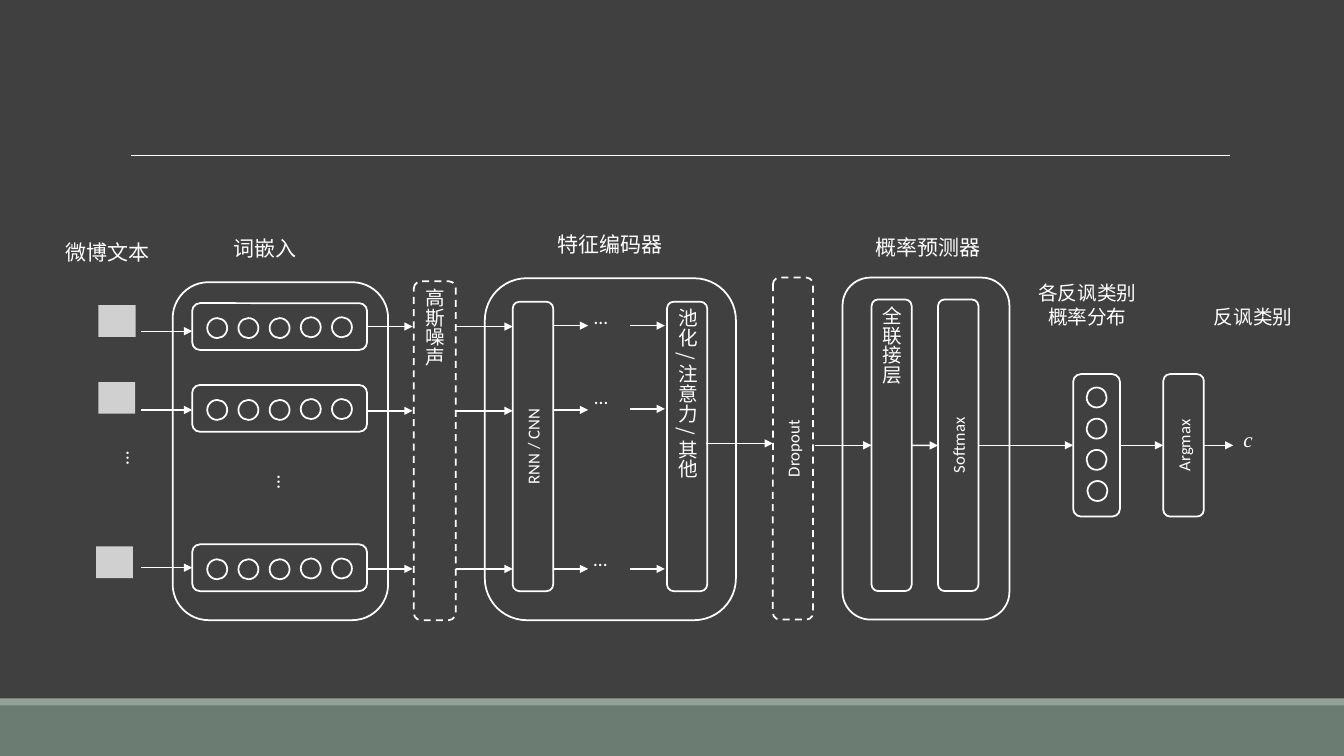
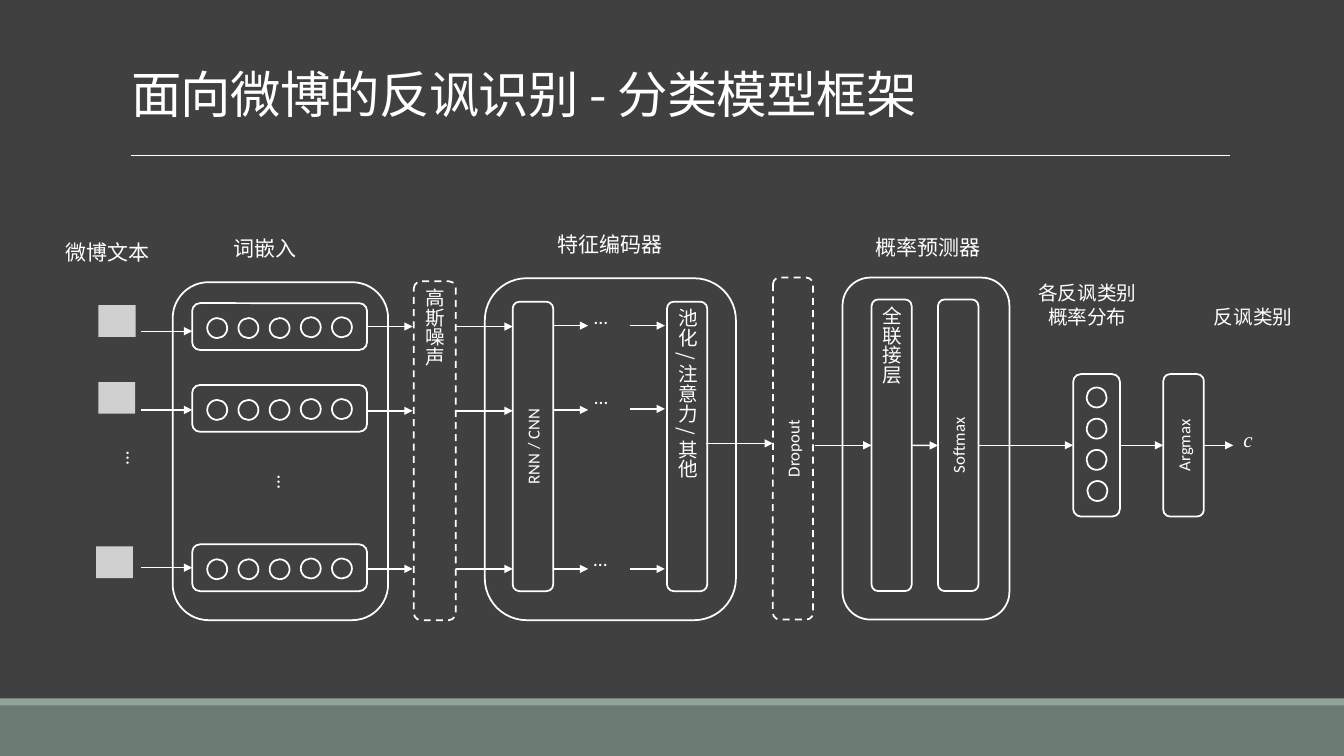
Before and after one commit to liangxh/grad2019, a slide deck: slide 18 of 计研163_梁锡豪_2016211014.pptx (slide 23 before the commit). Drawn at 1344x756 pixels with LibreOffice and Linux fonts; fonts in the diff are those of the drawing; grey boxes stand for pictures. Boxes give left, top, right and bottom in pixels: in the first picture for what was removed or moved away, otherwise in the second. Text is boxed around its words. In the diff, an @@ line names an element or a change of style, - is before the commit and + after.

```diff
--- a/计研163_梁锡豪_2016211014.pptx
+++ b/计研163_梁锡豪_2016211014.pptx
@@ title added at (131, 70, 917, 117), 36 pt, text #FFFFFF @@
+面向微博的反讽识别 - 分类模型框架
```
Also in this commit, not shown: 15 other slides changed, 3 slides added, 3 slides removed, 7 other files.
